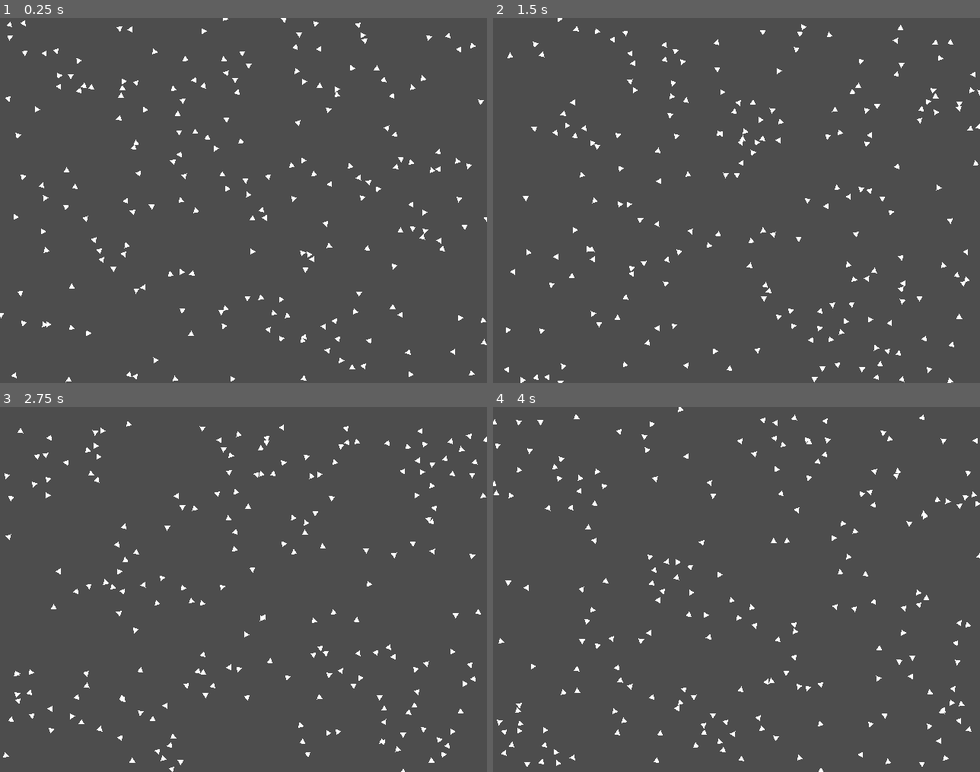
Above: before the commit, frames 1-4 (two rows, left to right).
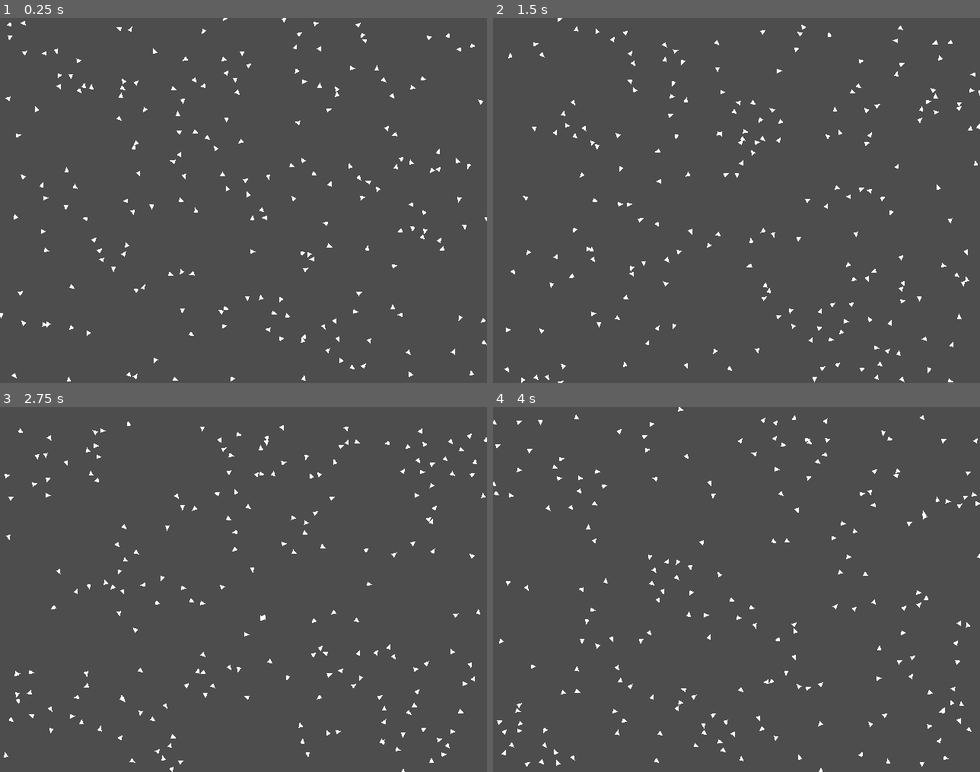
Above: after the commit, the same moments.

Repository: 5310/learning-godot-boids
Game: Godot game, scene res://root.tscn
The game is run twice, just before and just after one commit, with the same random seed, the same clock (stepped at 60 frames per second) and the same inputs.
Inputs:
- Up to frame 1 (0.25 s): no input
- Up to frame 2 (1.5 s): no input
- Up to frame 3 (2.75 s): no input
- Up to frame 4 (4 s): no input

The runs differ from the first frame. In frame 1, 0.4% of the frame differs, in the area x 0-100%, y 0-100%; in frame 2, 0.4%, in the area x 2-100%, y 0-100%; in frame 3, 0.4%; in frame 4, 0.4%.

Commit message:
Make boids look pointier

Diff:
--- a/boid.tscn
+++ b/boid.tscn
@@ -14,7 +14,8 @@
 script = ExtResource("1_okvy1")
 
 [node name="CircleShape" type="Polygon2D" parent="."]
-polygon = PackedVector2Array(50, 0, -25, 43.3013, -25, -43.3013)
+scale = Vector2(1, 0.766451)
+polygon = PackedVector2Array(75, -0.000271499, -25, 43.3013, -25, -43.3013)
 script = ExtResource("2_xo4h6")
 points_num = 3
 
